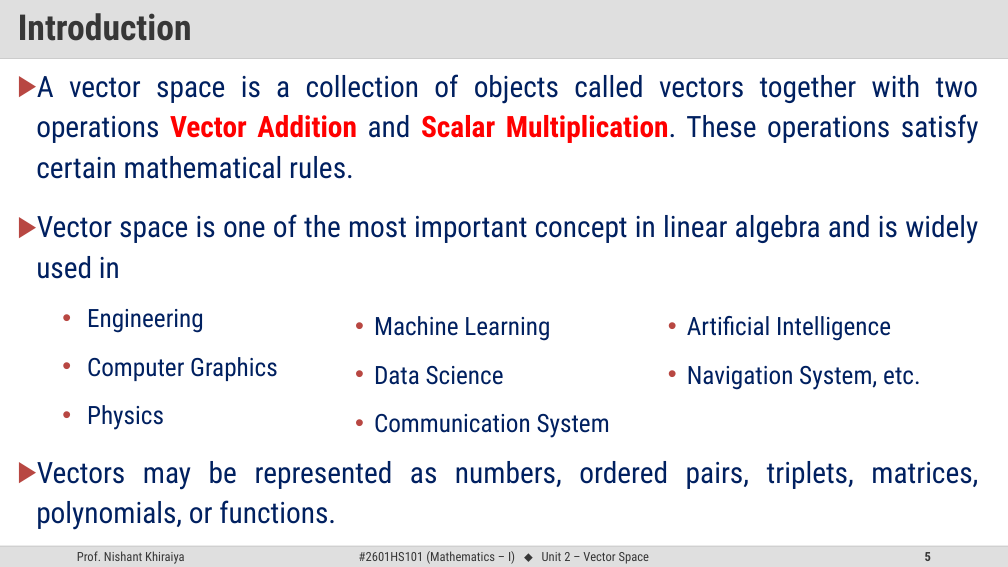
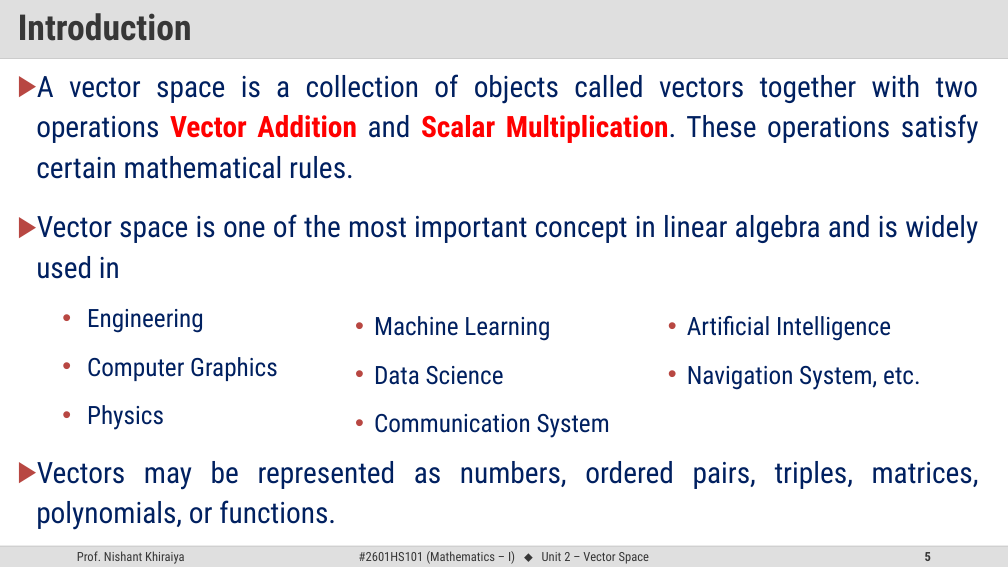
Before and after one commit to SiddharthTrivedi-2009/SEM-1, a slide deck: slide 5 of Material/MATHEMSTICS-1/Vector Space PPT.pptx. Drawn at 1008x567 pixels with LibreOffice and Linux fonts; fonts in the diff are those of the drawing; background and template pictures are left out. Boxes give left, top, right and bottom in pixels: in the first picture for what was removed or moved away, otherwise in the second. Text is boxed around its words. In the diff, an @@ line names an element or a change of style, - is before the commit and + after.

```diff
--- a/Material/MATHEMSTICS-1/Vector Space PPT.pptx
+++ b/Material/MATHEMSTICS-1/Vector Space PPT.pptx
@@ text at [36,461,979,530]: text changed @@
-▶ Vectors may be represented as numbers, ordered pairs, triplets, matrices, polynomials, or functions.
+▶ Vectors may be represented as numbers, ordered pairs, triples, matrices, polynomials, or functions.
```
Also in this commit, not shown: 86 other slides changed, 5 slides added, 5 slides removed, 34 other files.
